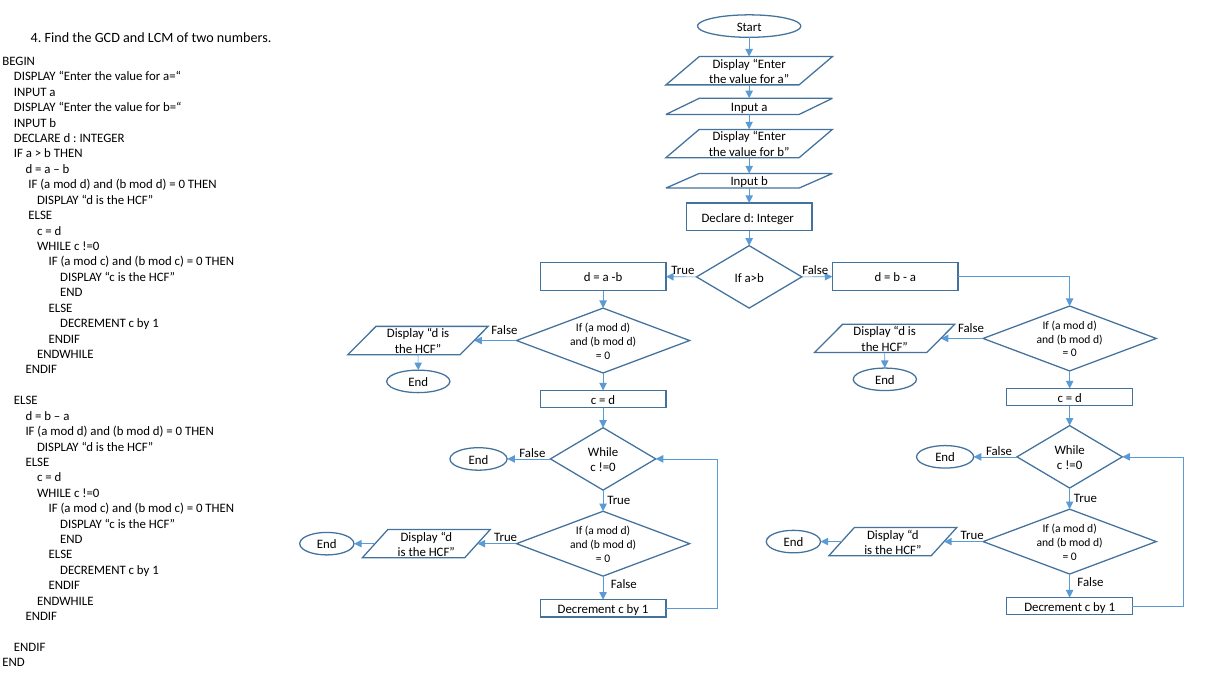
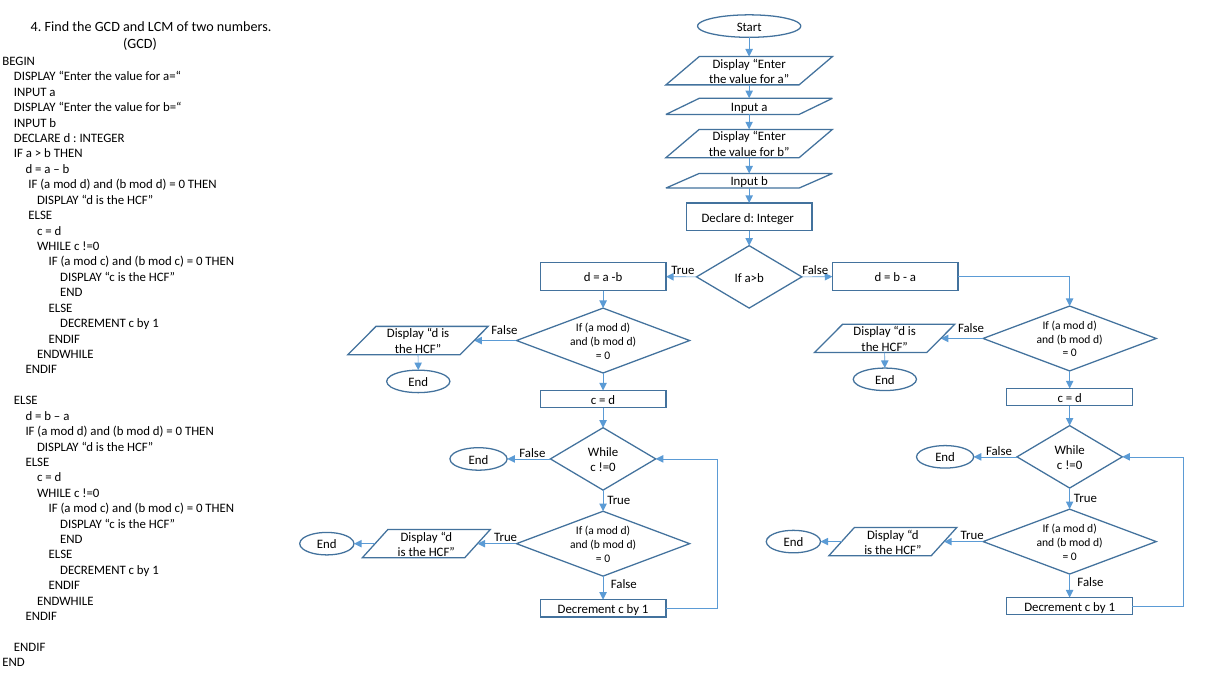
Before and after one commit to georgeuwagbale/georgeCSC102, a slide deck: slide 4 of George_UwagbaleAA1.pptx. Drawn at 1232x693 pixels with LibreOffice and Linux fonts; fonts in the diff are those of the drawing. Boxes give left, top, right and bottom in pixels: in the first picture for what was removed or moved away, otherwise in the second. Text is boxed around its words. In the diff, an @@ line names an element or a change of style, - is before the commit and + after.

Commit message:
Update no_6 for AA1

```diff
--- a/George_UwagbaleAA1.pptx
+++ b/George_UwagbaleAA1.pptx
@@ text "4. Find the GCD and ...": place and size @@
-text "4. Find the GCD and ..." at (31,32,271,42)
+text "4. Find the GCD and ..." at (31,21,271,50)
@@ text at (123,38,157,50): paragraph added @@
+(GCD)
```
Also in this commit, not shown: 1 other slide changed, 2 slides added, 1 slide removed.
